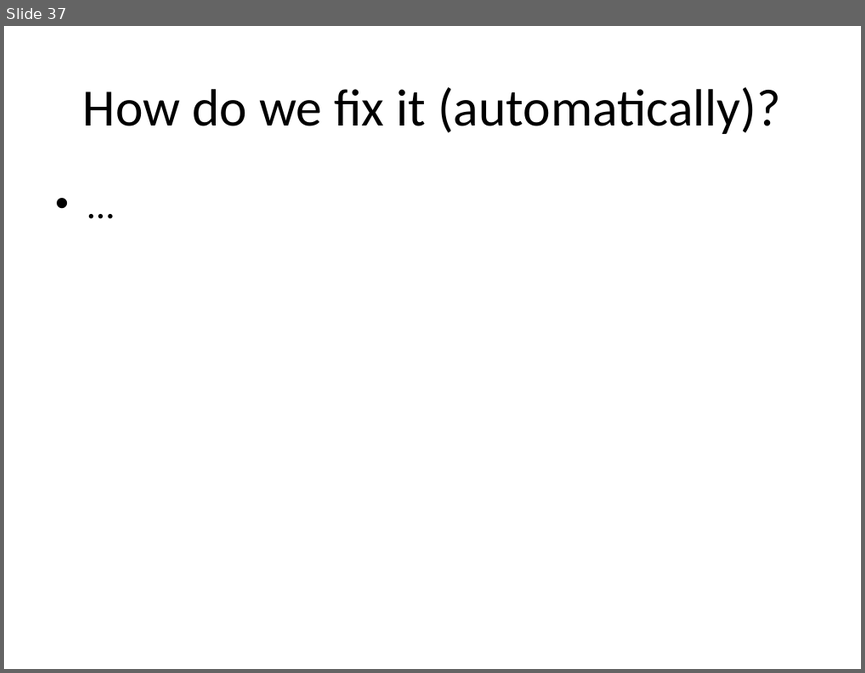
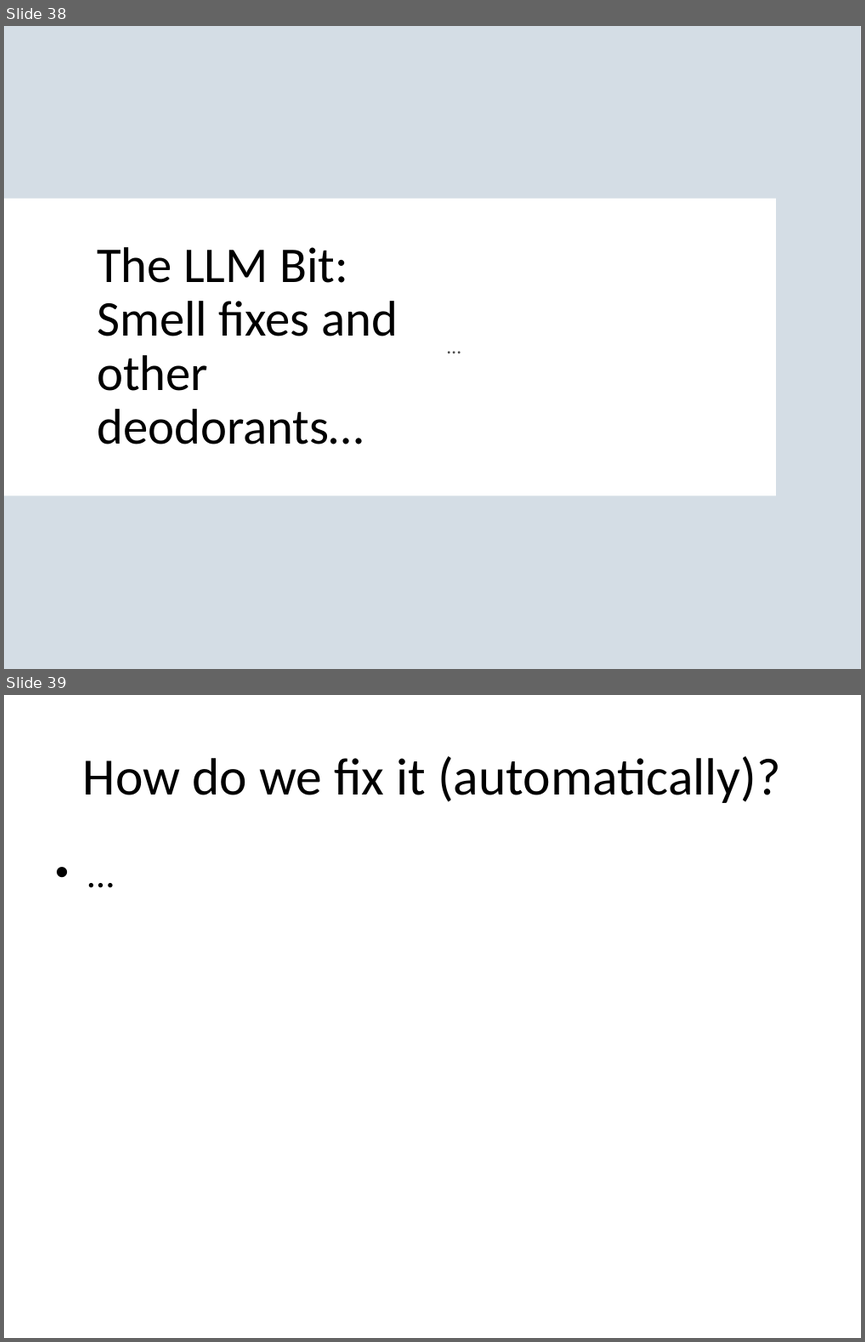
Before and after one commit to SannioEvolution/Material, a slide deck: 18 - Major Causes of Maintenance Problems- Infrastructure code smells.pptx. Shown one above the other, each under a label of ours: slide 37 before the commit, slides 38 and 39 after it. The pictures are 865x673 and 865x1342 pixels, drawn with LibreOffice and Linux fonts; fonts in the diff are those of the drawing; background and template pictures are left out. Boxes give left, top, right and bottom in pixels: in the first picture for what was removed or moved away, otherwise in the second. Text is boxed around its words. In the diff, an @@ line names an element or a change of style, - is before the commit and + after.

```diff
--- a/18 - Major Causes of Maintenance Problems- Infrastructure code smells.pptx
+++ b/18 - Major Causes of Maintenance Problems- Infrastructure code smells.pptx
@@ slide 38 added at [4, 26, 861, 669], background picture (left out) @@
@@ rectangle added at [4, 26, 861, 669], fill #EEECE1 at 50% opacity @@
@@ rectangle added at [4, 26, 861, 669], fill #4F81BD at 20% opacity @@
@@ rectangle added at [4, 199, 776, 495], fill #FFFFFF @@
@@ title added at [97, 247, 398, 444], 42 pt, text #000000 @@
+The LLM Bit: Smell fixes and other deodorants…
@@ text added at [438, 234, 742, 460], 17 pt, text #000000 at 70% opacity @@
+…
@@ what was slide 37 is now slide 39 @@
```
Also in this commit, not shown: 7 slides changed, 3 other slides added, 2 slides removed.
